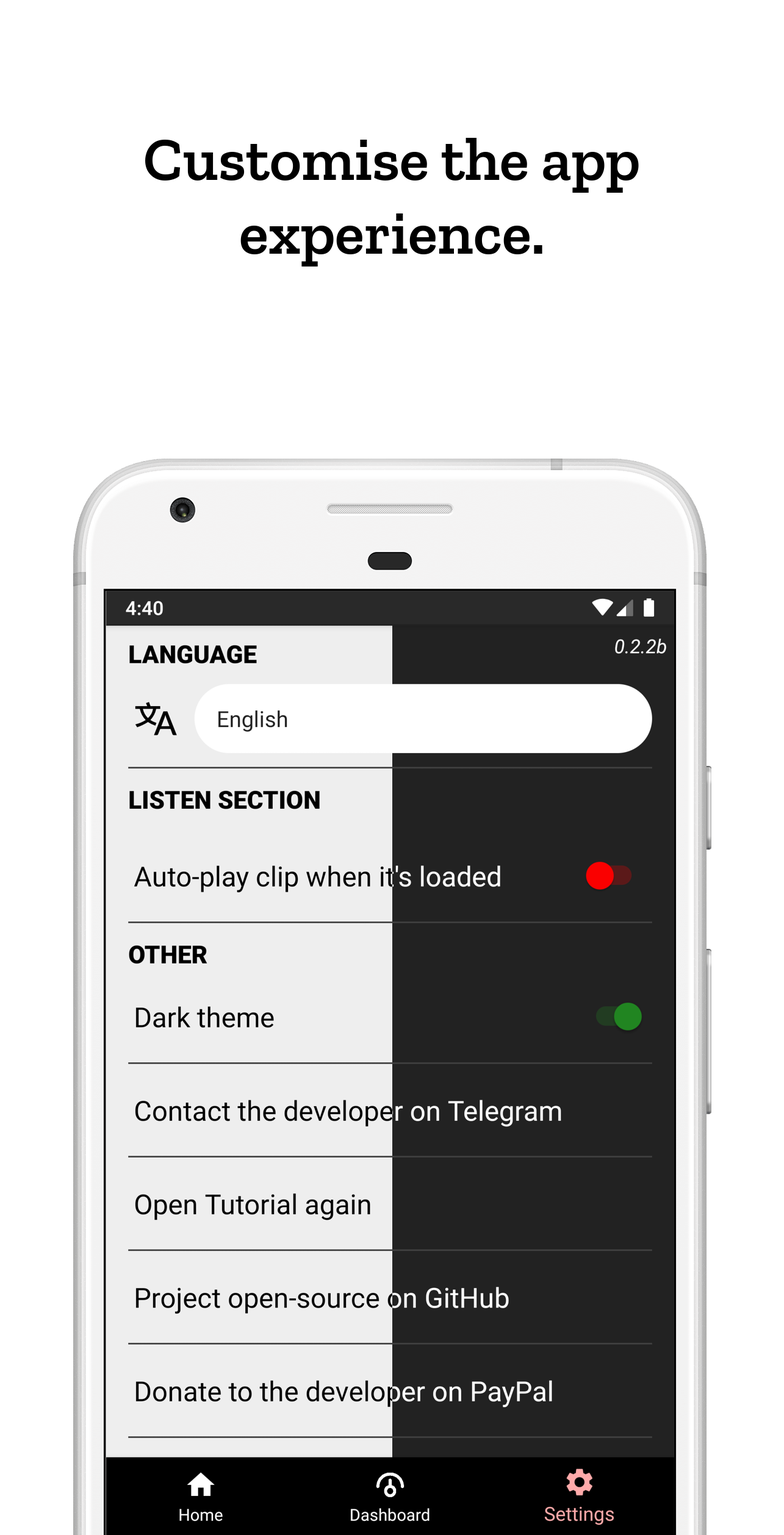
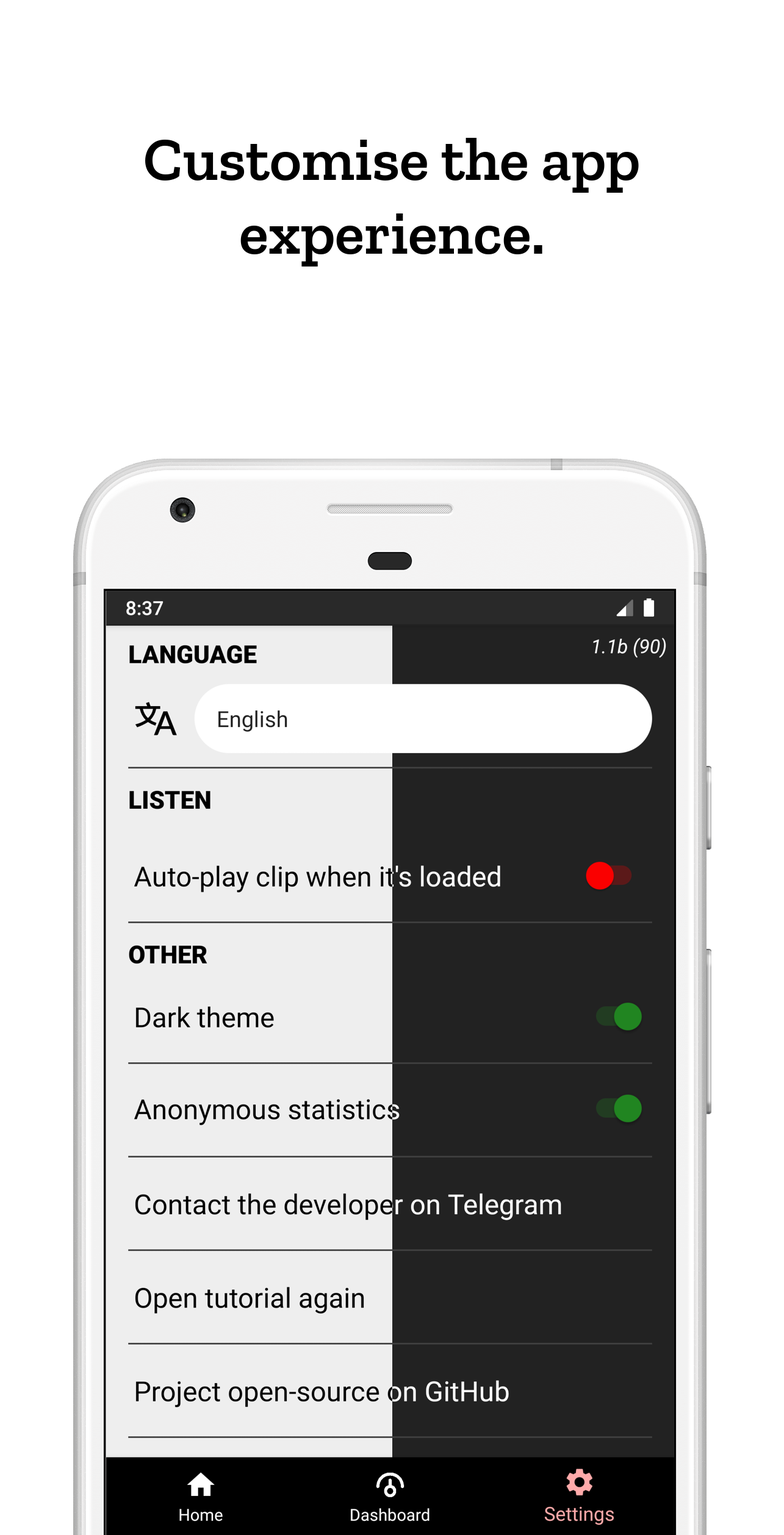
Revision of a layered 784 × 1535 image; what changed, layer by layer:
renamed "Image" to "3.png", painted on it over (125, 597, 667, 1409)
